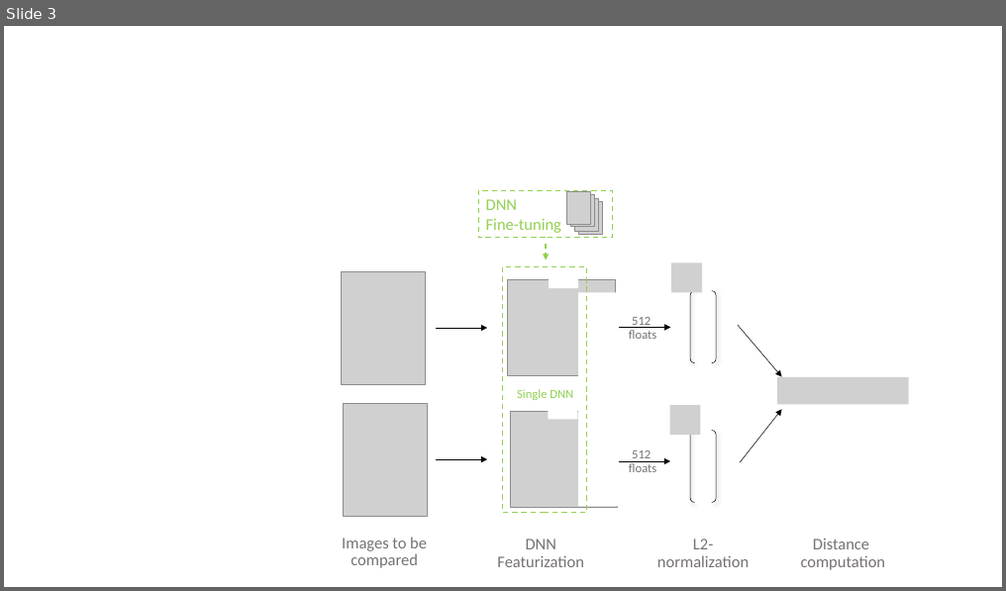
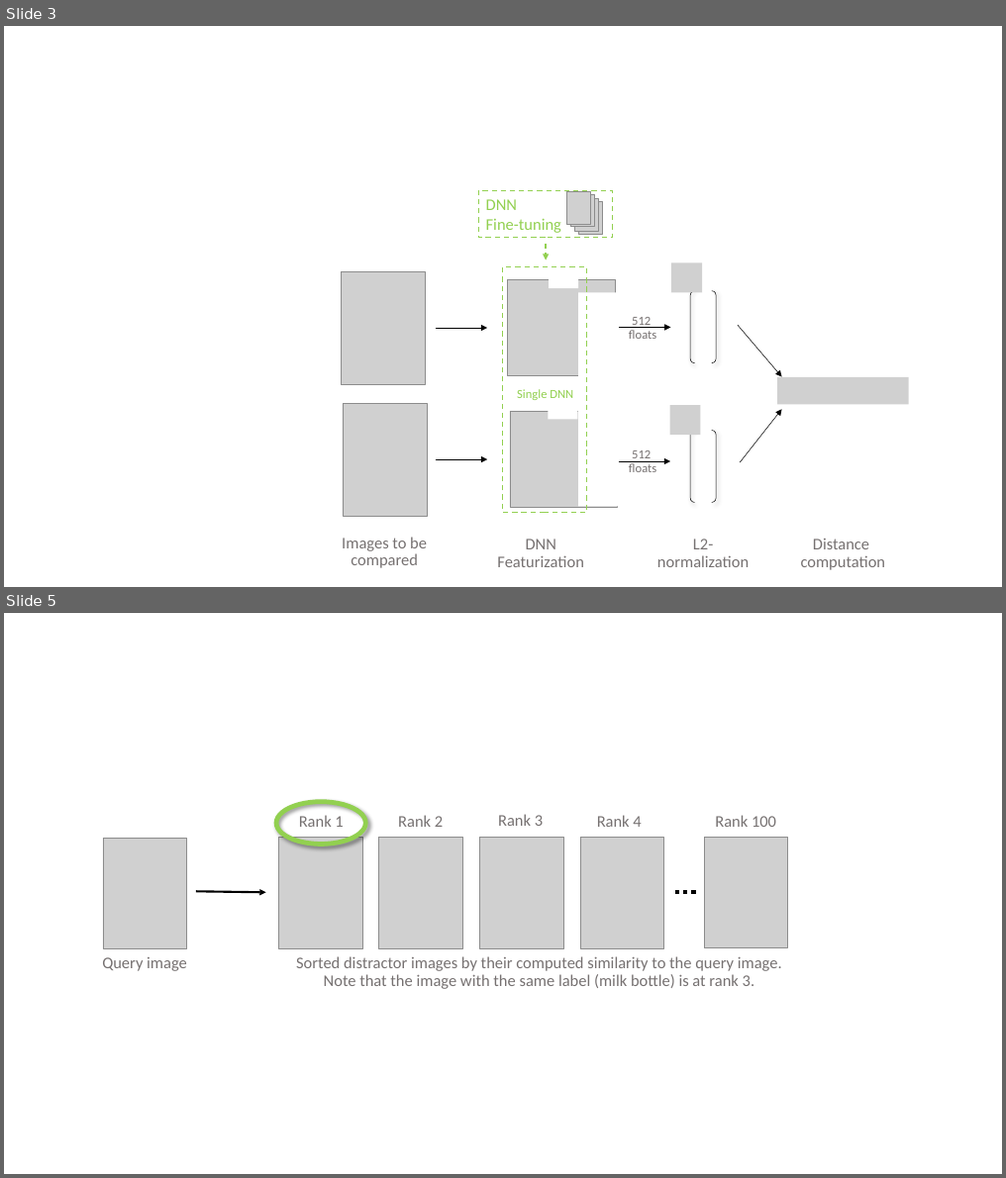
Before and after one commit to microsoft/computervision-recipes, a slide deck: similarity/notebooks/media/figures.pptx. Shown one above the other, each under a label of ours: slide 3 before the commit, slides 3 and 5 after it; the slides between them are not shown. The pictures are 1006x591 and 1006x1178 pixels, drawn with LibreOffice and Linux fonts; fonts in the diff are those of the drawing; grey boxes stand for pictures. Boxes give left, top, right and bottom in pixels: in the first picture for what was removed or moved away, otherwise in the second. Text is boxed around its words. In the diff, an @@ line names an element or a change of style, - is before the commit and + after.

```diff
--- a/similarity/notebooks/media/figures.pptx
+++ b/similarity/notebooks/media/figures.pptx
@@ slide 5 added at box(4, 613, 1002, 1174), background #FFFFFF @@
@@ ellipse added at box(276, 802, 365, 845), outline #92D050 4.5 pt @@
@@ text added at box(299, 815, 343, 827), 15.7 pt, text #767171 @@
+Rank 1
@@ text added at box(398, 815, 443, 827), 15.7 pt, text #767171 @@
+Rank 2
@@ text added at box(498, 814, 543, 826), 15.7 pt, text #767171 @@
+Rank 3
@@ text added at box(597, 815, 641, 827), 15.7 pt, text #767171 @@
+Rank 4
@@ text added at box(715, 815, 776, 827), 15.7 pt, text #767171 @@
+Rank 100
@@ picture added at box(103, 839, 187, 950) @@
@@ picture added at box(279, 838, 362, 950) @@
@@ picture added at box(379, 838, 463, 950) @@
@@ picture added at box(480, 838, 564, 950) @@
@@ picture added at box(580, 838, 664, 950) @@
@@ picture added at box(705, 838, 788, 949) @@
@@ arrow added from (196, 891) to (266, 892), #000000 2 pt @@
@@ line added from (675, 892) to (697, 892), #000000 4 pt dashed @@
@@ text added at box(102, 958, 187, 971), 15.7 pt, text #767171 @@
+Query image
@@ text added at box(296, 957, 782, 989), 15.7 pt, text #767171 @@
+Sorted distractor images by their computed similarity to the query image. Note that the image with the same label (milk bottle) is at rank 3.
```
Also in this commit, not shown: 1 other slide added, 7 other files.
